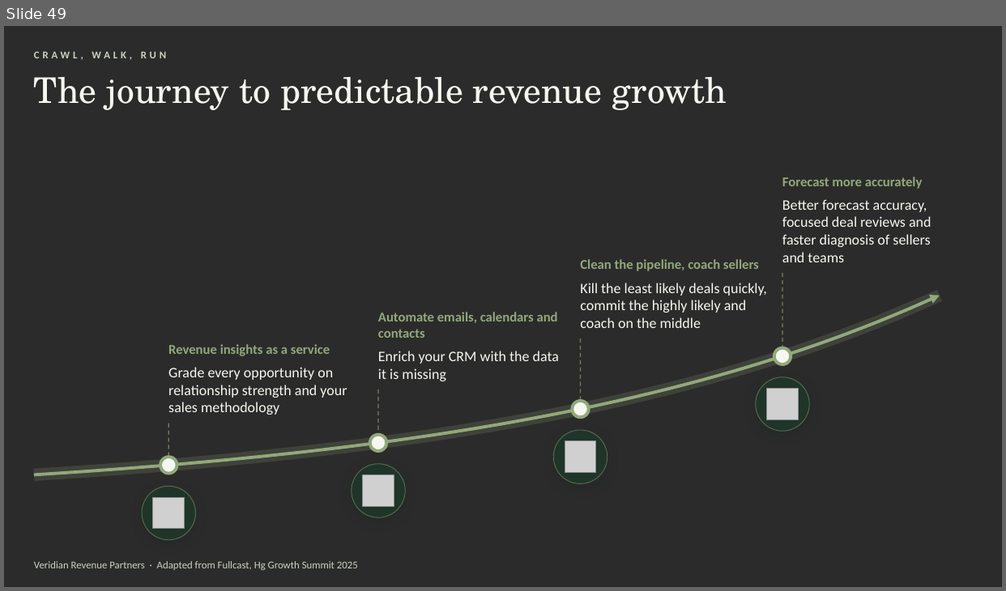
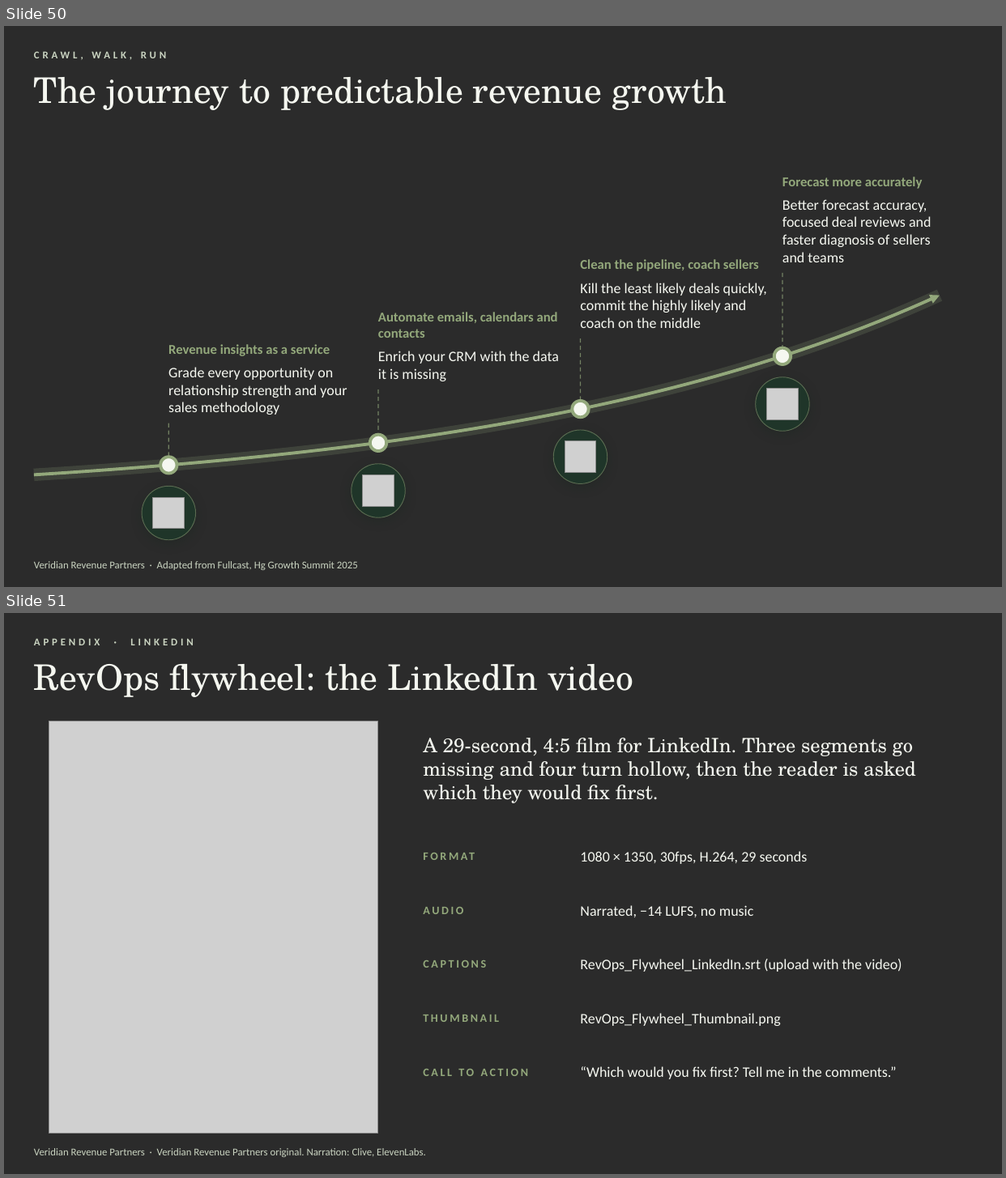
Before and after one commit to PaulPrice1982/Personal-, a slide deck: growth-summit-2025/Revenue_Frameworks_Deck.pptx. Shown one above the other, each under a label of ours: slide 49 before the commit, slides 50 and 51 after it. The pictures are 1006x591 and 1006x1178 pixels, drawn with LibreOffice and Linux fonts; fonts in the diff are those of the drawing; grey boxes stand for pictures; background and template pictures are left out; a plain dark background stands for a picture behind light text. Boxes give left, top, right and bottom in pixels: in the first picture for what was removed or moved away, otherwise in the second. Text is boxed around its words. In the diff, an @@ line names an element or a change of style, - is before the commit and + after.

```diff
--- a/growth-summit-2025/Revenue_Frameworks_Deck.pptx
+++ b/growth-summit-2025/Revenue_Frameworks_Deck.pptx
@@ slide 51 added at [4, 613, 1002, 1174], background picture (left out) @@
@@ text added at [34, 638, 193, 645], 10 pt, text #C9D3C0, bold @@
+APPENDIX · LINKEDIN
@@ title added at [34, 664, 633, 697], 34 pt, text #F5F7F0 @@
+RevOps flywheel: the LinkedIn video
@@ picture added at [49, 722, 378, 1133] @@
@@ text added at [423, 738, 916, 803], 19 pt, text #F5F7F0 @@
+A 29-second, 4:5 film for LinkedIn. Three segments go missing and four turn hollow, then the reader is asked which they would fix first.
@@ text added at [424, 837, 573, 875], 11 pt, text #93A87B, bold @@
+FORMAT
@@ text added at [580, 851, 808, 864], 14 pt, text #F5F7F0 @@
+1080 × 1350, 30fps, H.264, 29 seconds
@@ text added at [423, 907, 463, 914], 11 pt, text #93A87B, bold @@
+AUDIO
@@ text added at [580, 905, 754, 918], 14 pt, text #F5F7F0 @@
+Narrated, −14 LUFS, no music
@@ text added at [423, 960, 486, 968], 11 pt, text #93A87B, bold @@
+CAPTIONS
@@ text added at [580, 959, 902, 972], 14 pt, text #F5F7F0 @@
+RevOps_Flywheel_LinkedIn.srt (upload with the video)
@@ text added at [423, 1015, 499, 1022], 11 pt, text #93A87B, bold @@
+THUMBNAIL
@@ text added at [580, 1013, 780, 1026], 14 pt, text #F5F7F0 @@
+RevOps_Flywheel_Thumbnail.png
@@ text added at [423, 1069, 528, 1076], 11 pt, text #93A87B, bold @@
+CALL TO ACTION
@@ text added at [580, 1067, 897, 1080], 14 pt, text #F5F7F0 @@
+“Which would you fix first? Tell me in the comments.”
@@ text added at [34, 1148, 426, 1157], 10 pt, text #C9D3C0 @@
+Veridian Revenue Partners · Veridian Revenue Partners original. Narration: Clive, ElevenLabs.
@@ what was slide 49 is now slide 50 @@
```
Also in this commit, not shown: 3 slides changed, 1 other slide added.
